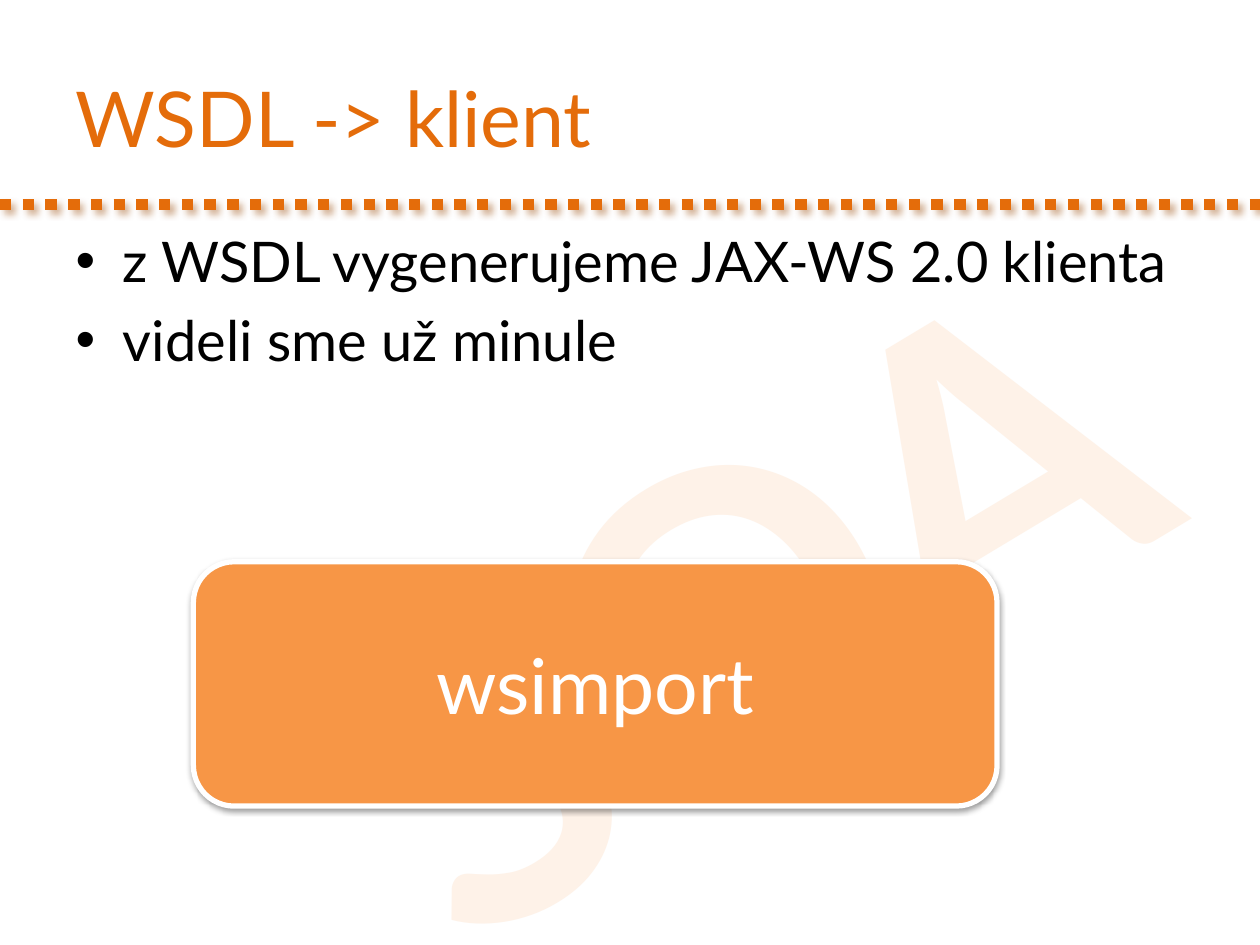
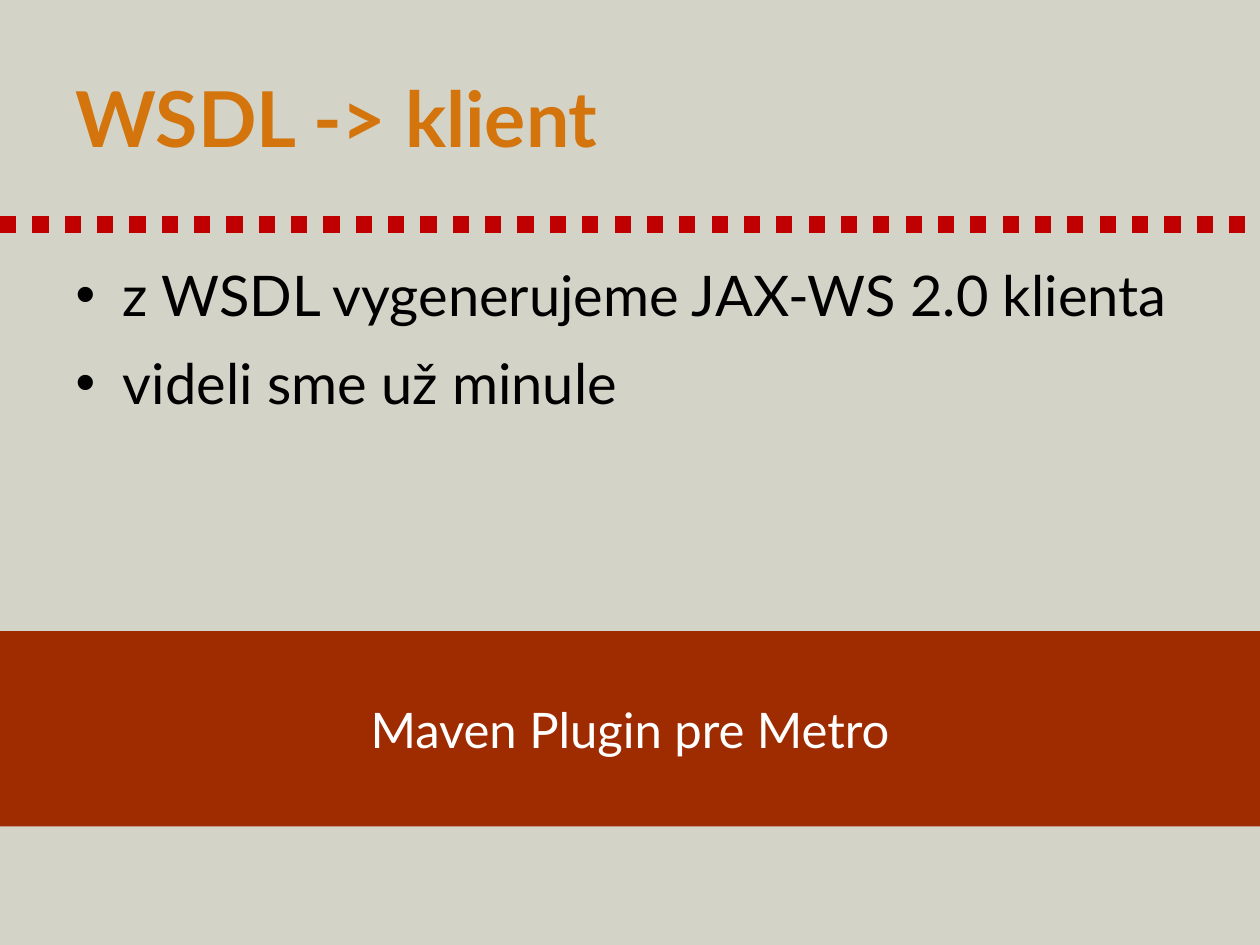
Before and after one commit to novotnyr/kopr-portal, a slide deck: slide 61 of content/soap-web-services/kopr-soap-web-services.pptx (slide 50 before the commit). Drawn at 1260x945 pixels with LibreOffice and Linux fonts; fonts in the diff are those of the drawing. Boxes give left, top, right and bottom in pixels: in the first picture for what was removed or moved away, otherwise in the second. Text is boxed around its words. In the diff, an @@ line names an element or a change of style, - is before the commit and + after.

Commit message:
Slajdy k SOAP aktualizovane do 2022

```diff
--- a/content/soap-web-services/kopr-soap-web-services.pptx
+++ b/content/soap-web-services/kopr-soap-web-services.pptx
@@ background #FFFFFF to #D3D3C8 @@
@@ title "WSDL -> klient" at (76,90,597,148): text colour #E46C0A to #D3750C, bold on @@
@@ text removed at (233,65,1260,945) @@
-SOAP
@@ line moved from (0, 204) - (1260, 204) to (0, 224) - (1260, 224) @@
@@ line (0, 224) - (1260, 224): stroke #E46C0A 6.5 pt dashed to #C00000 9.25 pt dashed @@
@@ text "z WSDL vygenerujeme JAX-WS 2.0 ...": place and size @@
-text "z WSDL vygenerujeme JAX-WS 2.0 ..." at (123,240,1166,362)
+text "z WSDL vygenerujeme JAX-WS 2.0 ..." at (123,274,1166,405)
@@ text "z WSDL vygenerujeme JAX-WS 2.0 ..." at (123,274,1166,405): more space between paragraphs @@
@@ rounded rectangle removed at (194,562,998,806) @@
-wsimport
@@ rectangle added at (0,631,1260,827), fill #9F2B00, 28 pt, text #FFFFFF @@
+Maven Plugin pre Metro
```
Also in this commit, not shown: 42 other slides changed, 18 slides added, 40 slides removed, 1 other file.
